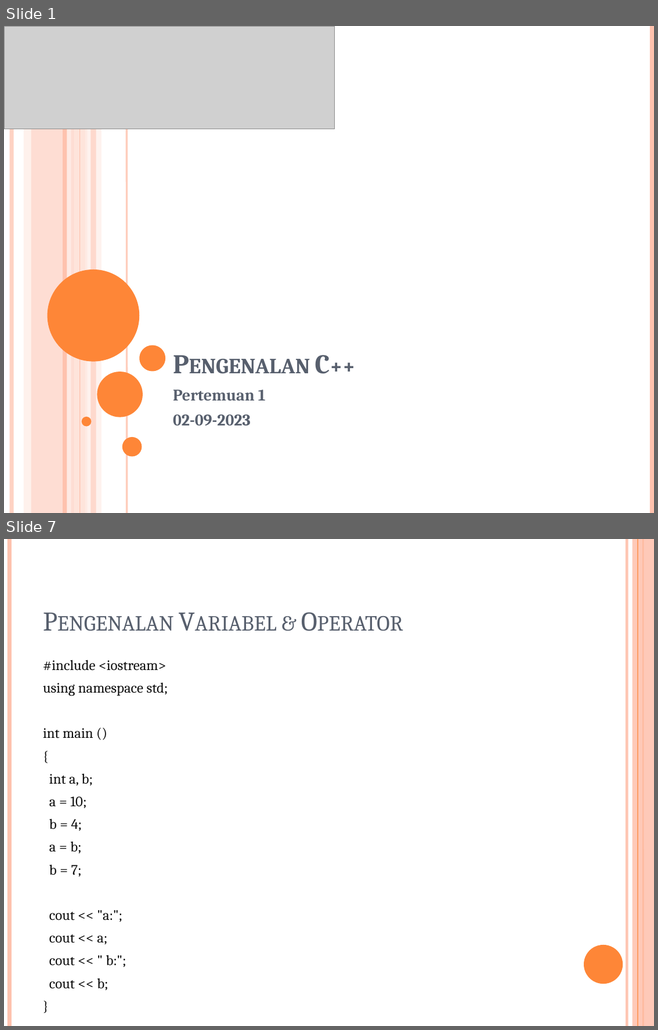
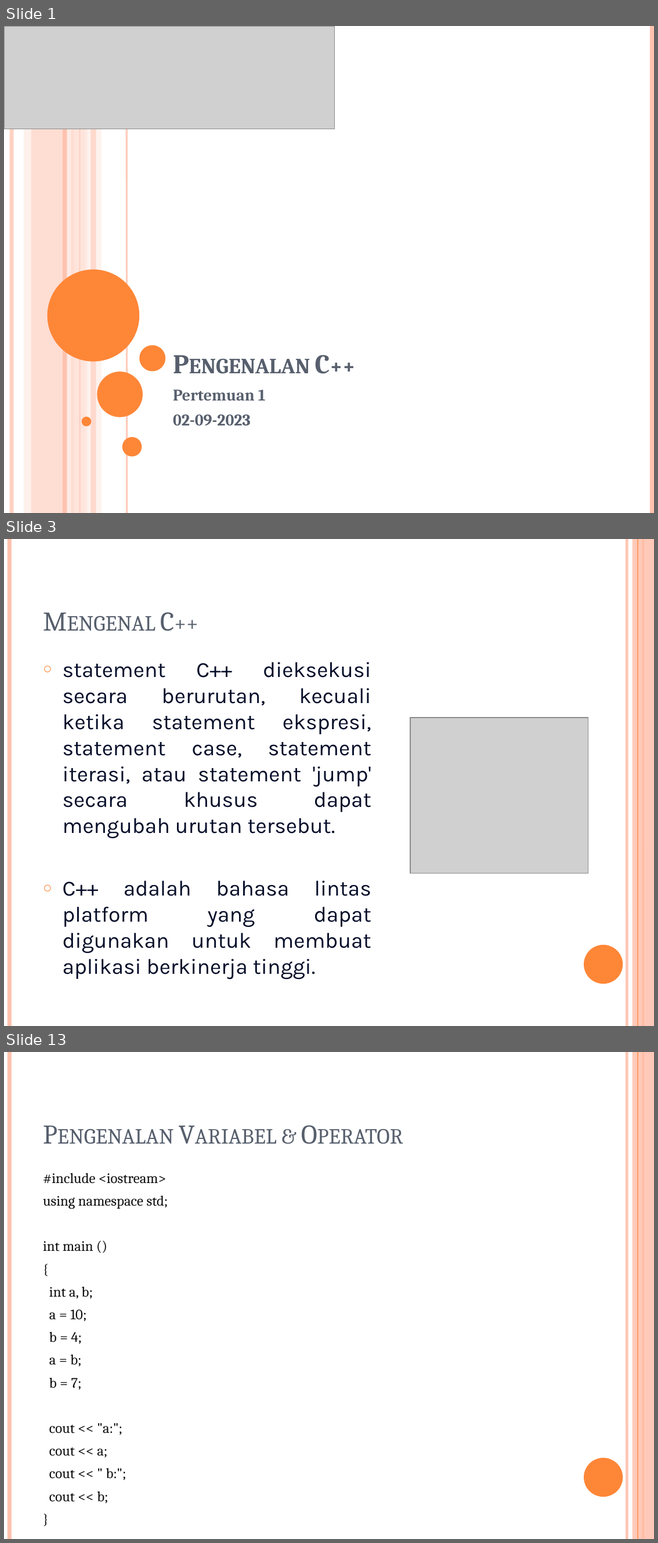
Before and after one commit to tandasanyu/Binus_CPP_2023, a slide deck: Pertemuan1/Pengenalan C++_Pertemuan1_02-09-2023.pptx. Shown one above the other, each under a label of ours: slides 1 and 7 before the commit, slides 1, 3 and 13 after it; the slides between them are not shown. The pictures are 658x1030 and 658x1543 pixels, drawn with LibreOffice and Linux fonts; fonts in the diff are those of the drawing; grey boxes stand for pictures. Boxes give left, top, right and bottom in pixels: in the first picture for what was removed or moved away, otherwise in the second. Text is boxed around its words. In the diff, an @@ line names an element or a change of style, - is before the commit and + after.

```diff
--- a/Pertemuan1/Pengenalan C++_Pertemuan1_02-09-2023.pptx
+++ b/Pertemuan1/Pengenalan C++_Pertemuan1_02-09-2023.pptx
@@ slide 3 added at <box>4,539,654,1026</box>, background #FFFFFF; not listed: 6 template elements that a slide beside it also shows @@
@@ title added at <box>160,612,174,631</box>, 30 pt, text #575F6D, small capitals @@
+Mengenal C++
@@ text added at <box>63,662,371,980</box>, 24 pt, text #040C28 @@
+○ statement C++ dieksekusi secara berurutan, kecuali ketika statement ekspresi, statement case, statement iterasi, atau statement 'jump' secara khusus dapat mengubah urutan tersebut.
+○ C++ adalah bahasa lintas platform yang dapat digunakan untuk membuat aplikasi berkinerja tinggi.
@@ picture added at <box>410,718,588,874</box> @@
@@ what was slide 7 is now slide 13 @@
```
Also in this commit, not shown: 9 slides changed, 8 other slides added.
